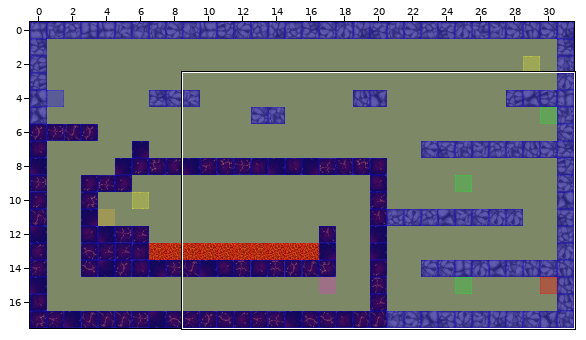
Two states of a Tiled map, Spellington/src/res/map/mapDungeon5.tmx. Above: a wide view before the commit, with the close-up outlined.
Close-up. First the earlier version:
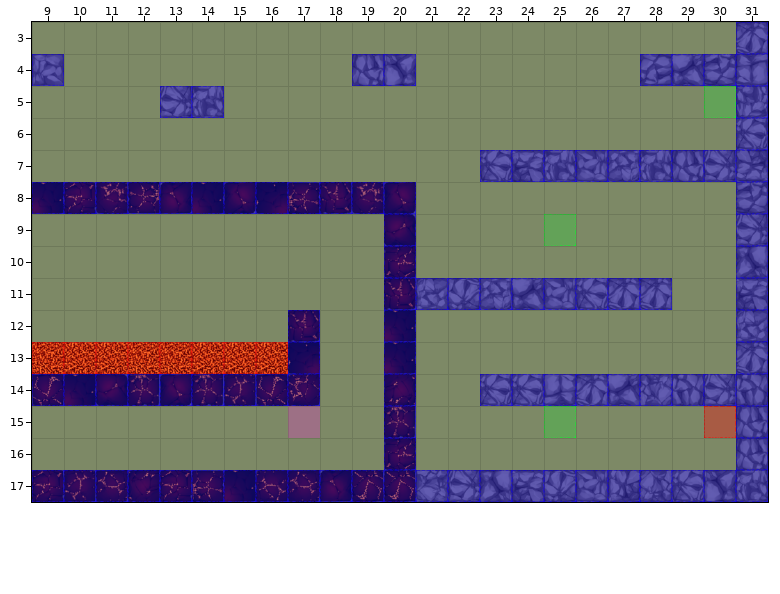
Cells are 50x50 px. Shown: x 9..31, y 3..17.
The result:
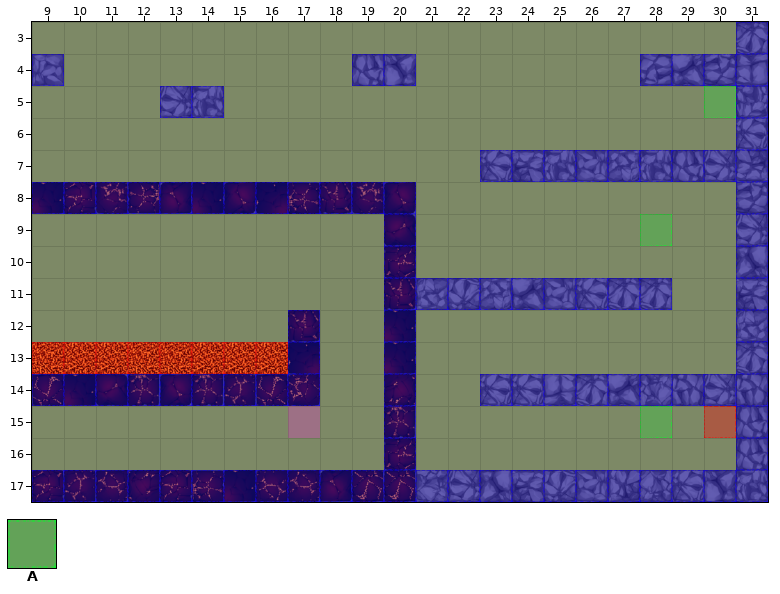
Key: from "collisionTile": A 1.
_ is an empty cell, . an unchanged one.
See-through tiles are keyed as they look on the map.
The exact change:
--- layer "event"
@@ x 25..28 @@
- 9 A.._
+ 9 _..A
@@ x 25..28 @@
-15 A.._
+15 _..A
